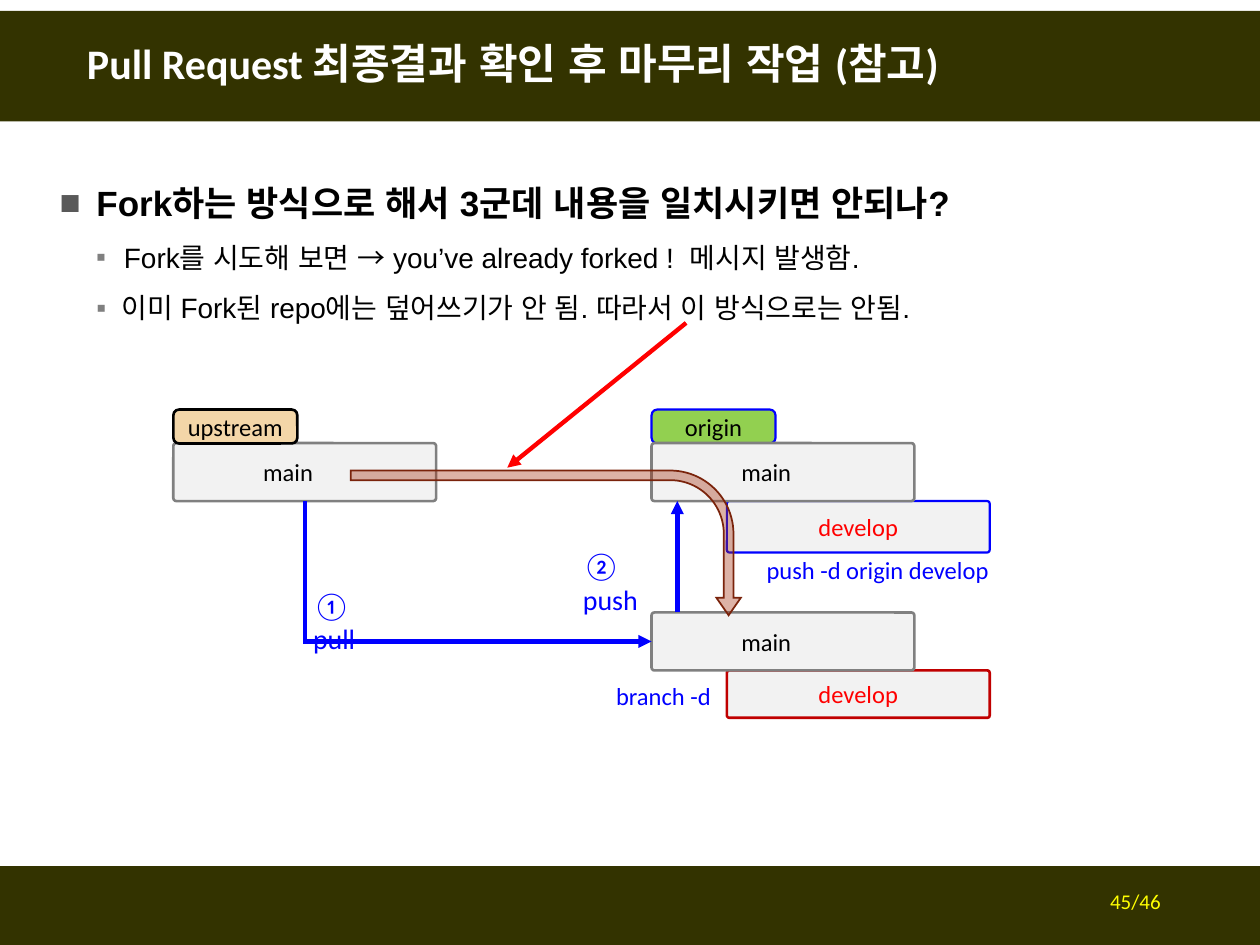
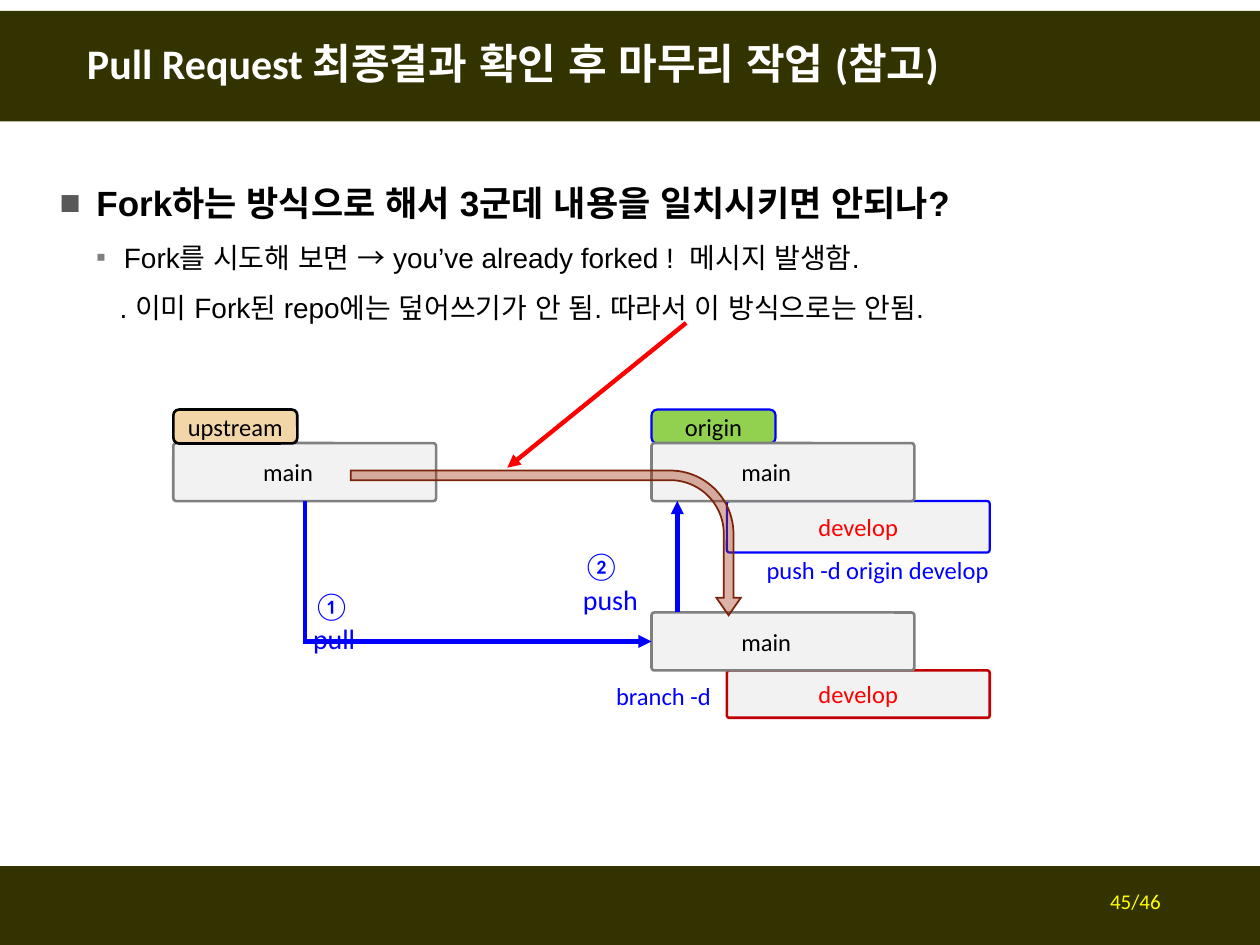
Before and after one commit to fasthill/github-lecture, a slide deck: slide 45 of git및github첫걸음3-forkclonePR.pptx. Drawn at 1260x945 pixels with LibreOffice and Linux fonts; fonts in the diff are those of the drawing. Boxes give left, top, right and bottom in pixels: in the first picture for what was removed or moved away, otherwise in the second. Text is boxed around its words. In the diff, an @@ line names an element or a change of style, - is before the commit and + after.

```diff
--- a/git및github첫걸음3-forkclonePR.pptx
+++ b/git및github첫걸음3-forkclonePR.pptx
@@ text at [135,294,924,326]: text changed @@
-  ▪ 이미 Fork된 repo에는 덮어쓰기가 안 됨. 따라서 이 방식으로는 안됨.
+  . 이미 Fork된 repo에는 덮어쓰기가 안 됨. 따라서 이 방식으로는 안됨.
```
Also in this commit, not shown: 1 slide added.
